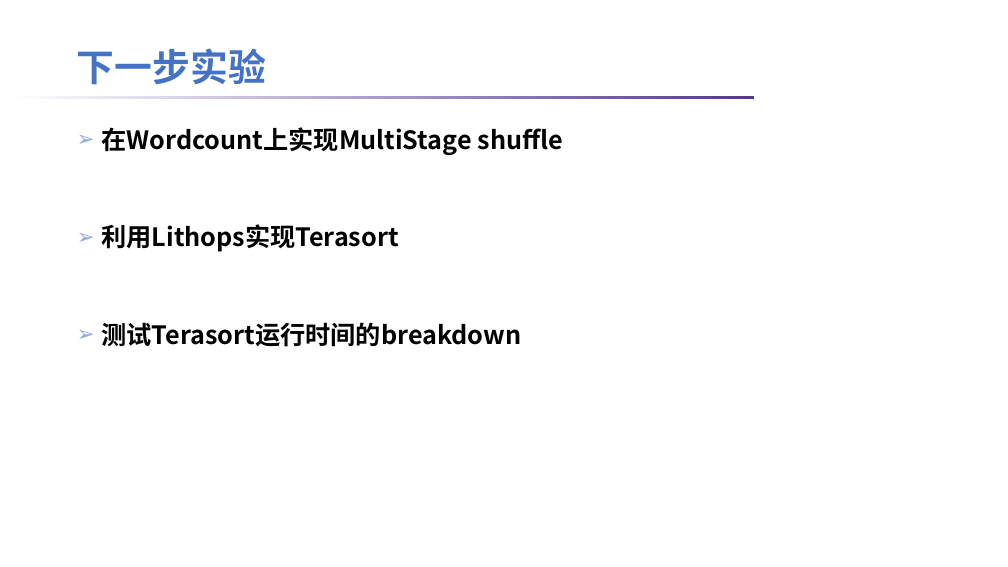
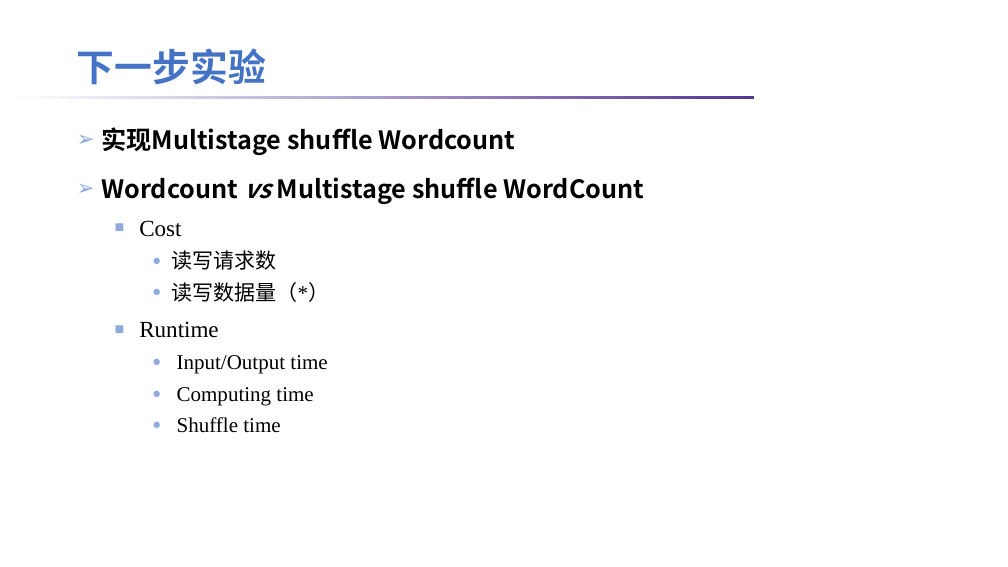
Before and after one commit to lt2000/ADSL, a slide deck: slide 14 of meeting/Lithops实验.pptx. Drawn at 1008x567 pixels with LibreOffice and Linux fonts; fonts in the diff are those of the drawing; background and template pictures are left out. Boxes give left, top, right and bottom in pixels: in the first picture for what was removed or moved away, otherwise in the second. Text is boxed around its words. In the diff, an @@ line names an element or a change of style, - is before the commit and + after.

```diff
--- a/meeting/Lithops实验.pptx
+++ b/meeting/Lithops实验.pptx
@@ text at (101,127,644,433): text changed @@
-➢ 在Wordcount上实现MultiStage shuffle
-➢ 利用Lithops实现Terasort
-➢ 测试Terasort运行时间的breakdown
+➢ 实现Multistage shuffle Wordcount
+➢ Wordcount vs Multistage shuffle WordCount
+  ■ Cost
+    ● 读写请求数
+    ● 读写数据量（*）
+  ■ Runtime
+    ● Input/Output time
+    ● Computing time
+    ● Shuffle time
```
Also in this commit, not shown: 3 other slides changed, 1 slide removed, 8 other files.
